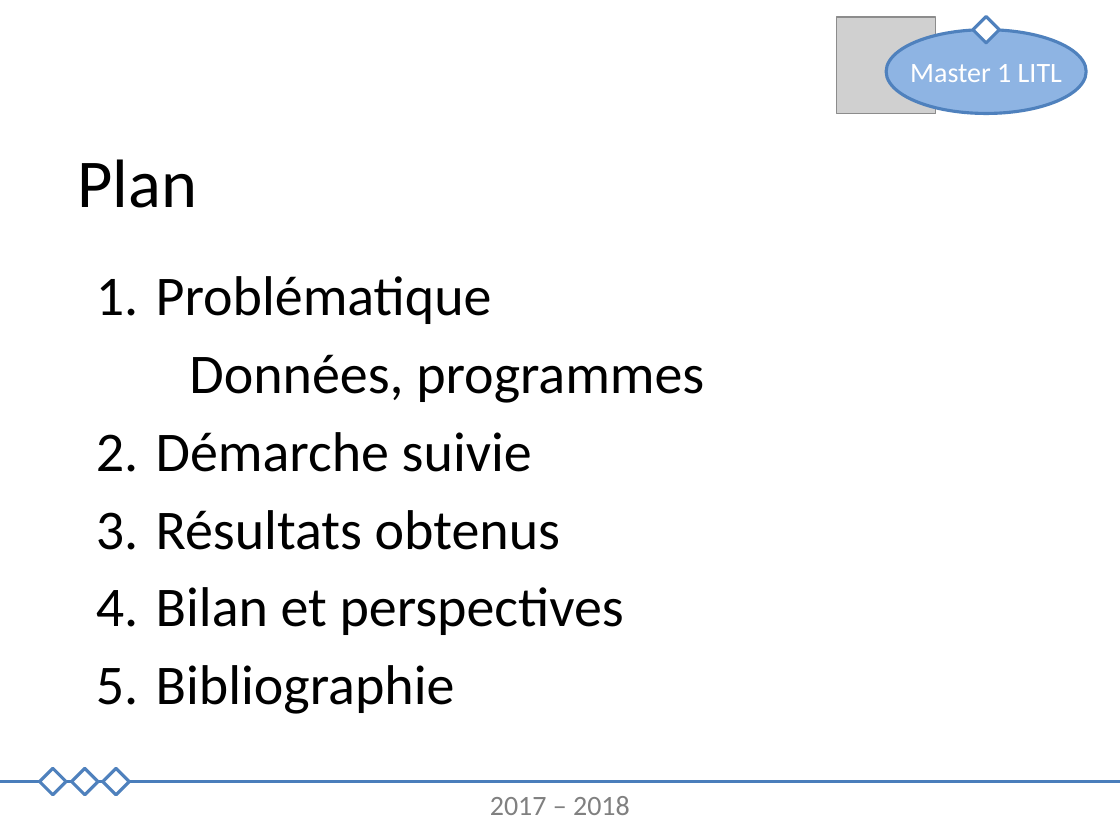
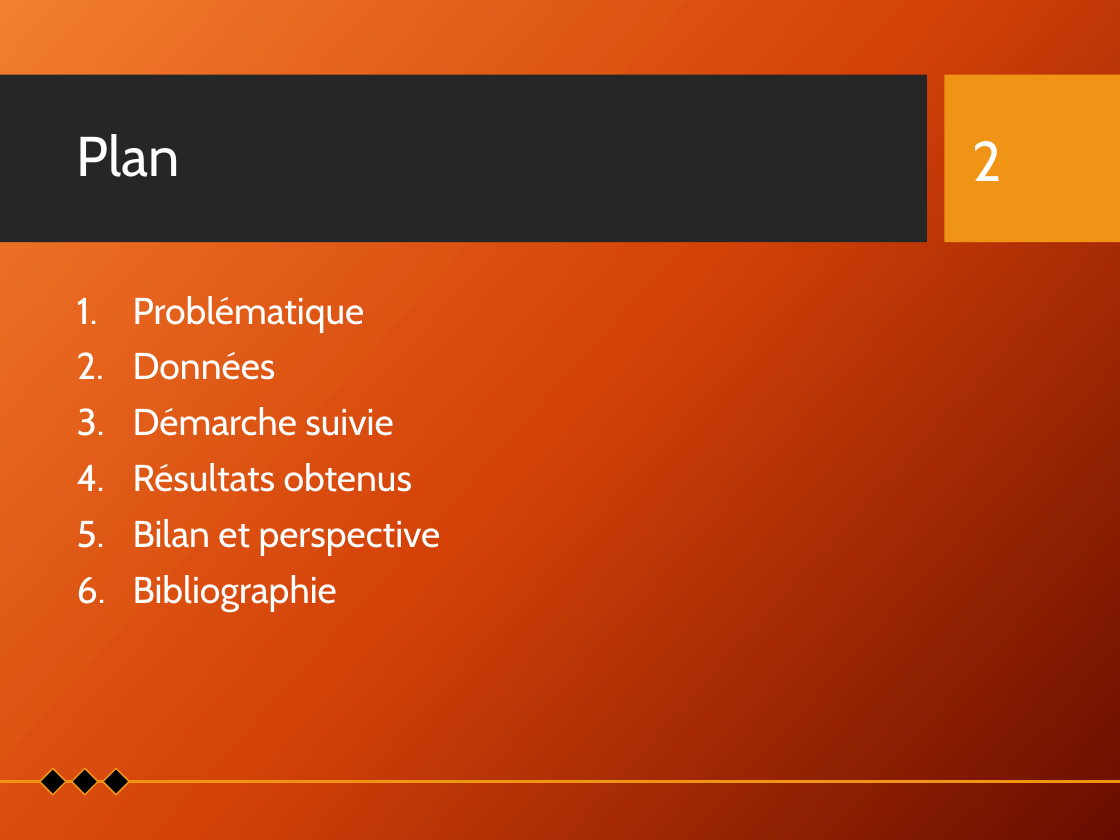
Before and after one commit to Xitog/tal, a slide deck: slide 2 of dossiers/Final - Présentation Projet de recherche.pptx (slide 3 before the commit). Drawn at 1120x840 pixels with LibreOffice and Linux fonts; fonts in the diff are those of the drawing; grey boxes stand for pictures; background and template pictures are left out. Boxes give left, top, right and bottom in pixels: in the first picture for what was removed or moved away, otherwise in the second. Text is boxed around its words. In the diff, an @@ line names an element or a change of style, - is before the commit and + after.

```diff
--- a/dossiers/Final - Présentation Projet de recherche.pptx
+++ b/dossiers/Final - Présentation Projet de recherche.pptx
@@ background #FFFFFF to picture (left out) @@
@@ picture removed at [837,17,936,113] @@
@@ diamond removed at [973,17,1000,44] @@
@@ ellipse removed at [886,30,1086,114] @@
@@ rectangle added at [0,75,927,243], fill #262626 @@
@@ text removed at [910,64,1062,82] @@
-Master 1 LITL
@@ rectangle added at [944,75,1120,243], fill #F09415 @@
@@ title "Plan": place and size @@
-title "Plan" at [77,159,197,208]
+title "Plan" at [76,134,179,177]
@@ title "Plan" at [76,134,179,177]: size 44 to 36 pt, font Calibri to Cabin, text colour #000000 to #FFFFFF; line spacing 1 to 0.9; vertical alignment top to middle @@
@@ page number added at [973,141,1002,181], 36 pt, text #FFFFFF @@
+2
@@ text "Problématique": place and size @@
-text "Problématique" at [156,276,704,714]
+text "Problématique" at [133,296,441,611]
@@ text at [133,296,412,611]: size 36 to 24 pt, font Calibri to Cabin, text colour #000000 to #FFFFFF in "Problématique", "Démarche suivie", "Résultats obtenus", "Bibliographie"; indent changed; line spacing 50pt to 0.9; more space between paragraphs @@
@@ text at [133,352,276,380]: text changed; size 36 to 24 pt; font Calibri to Cabin; text colour #000000 to #FFFFFF @@
-    Données, programmes
+2. Données
@@ text at [133,519,441,556]: text changed; size 36 to 24 pt; font Calibri to Cabin; text colour #000000 to #FFFFFF @@
-4. Bilan et perspectives
+5. Bilan et perspective
@@ fill #FFFFFF to #000000; outline #4F81BD 2 pt to #F09415 1 pt in 3 elements at [39,768,66,795], [72,768,99,795], [103,768,130,795] @@
@@ line (0, 782) - (1120, 782): stroke #4B7EBC 1.5 pt to #F09415 1.5 pt @@
@@ text removed at [490,796,630,815] @@
-2017 – 2018
```
Also in this commit, not shown: 1 other slide changed, 15 slides added, 1 slide removed.
